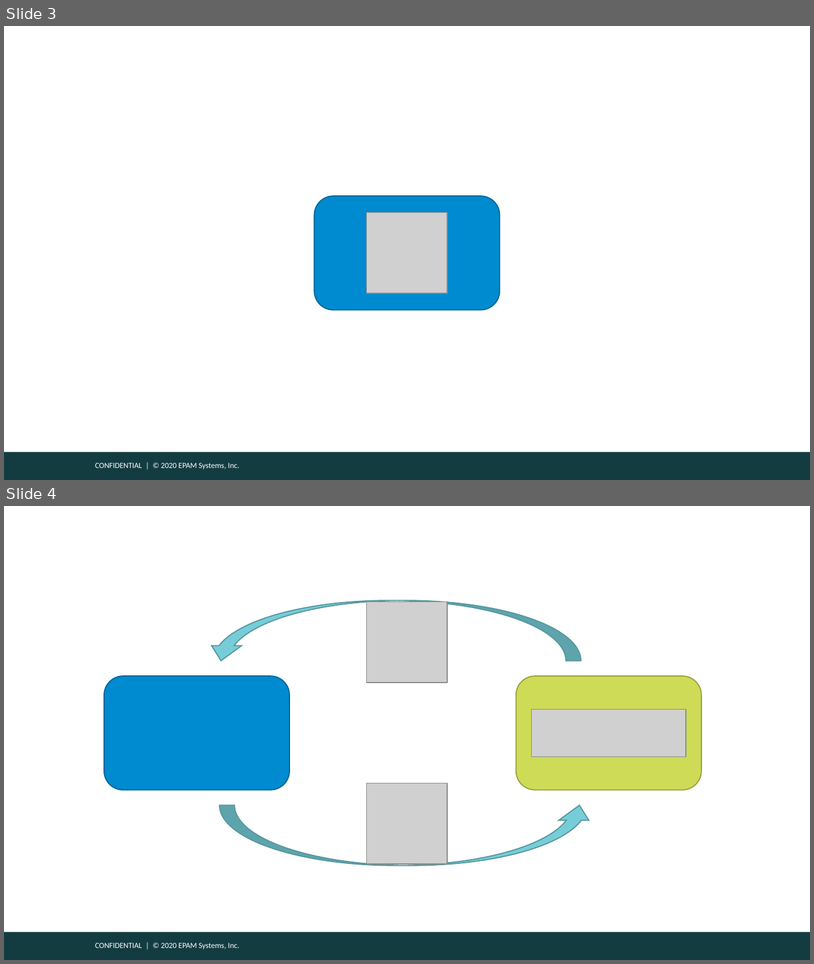
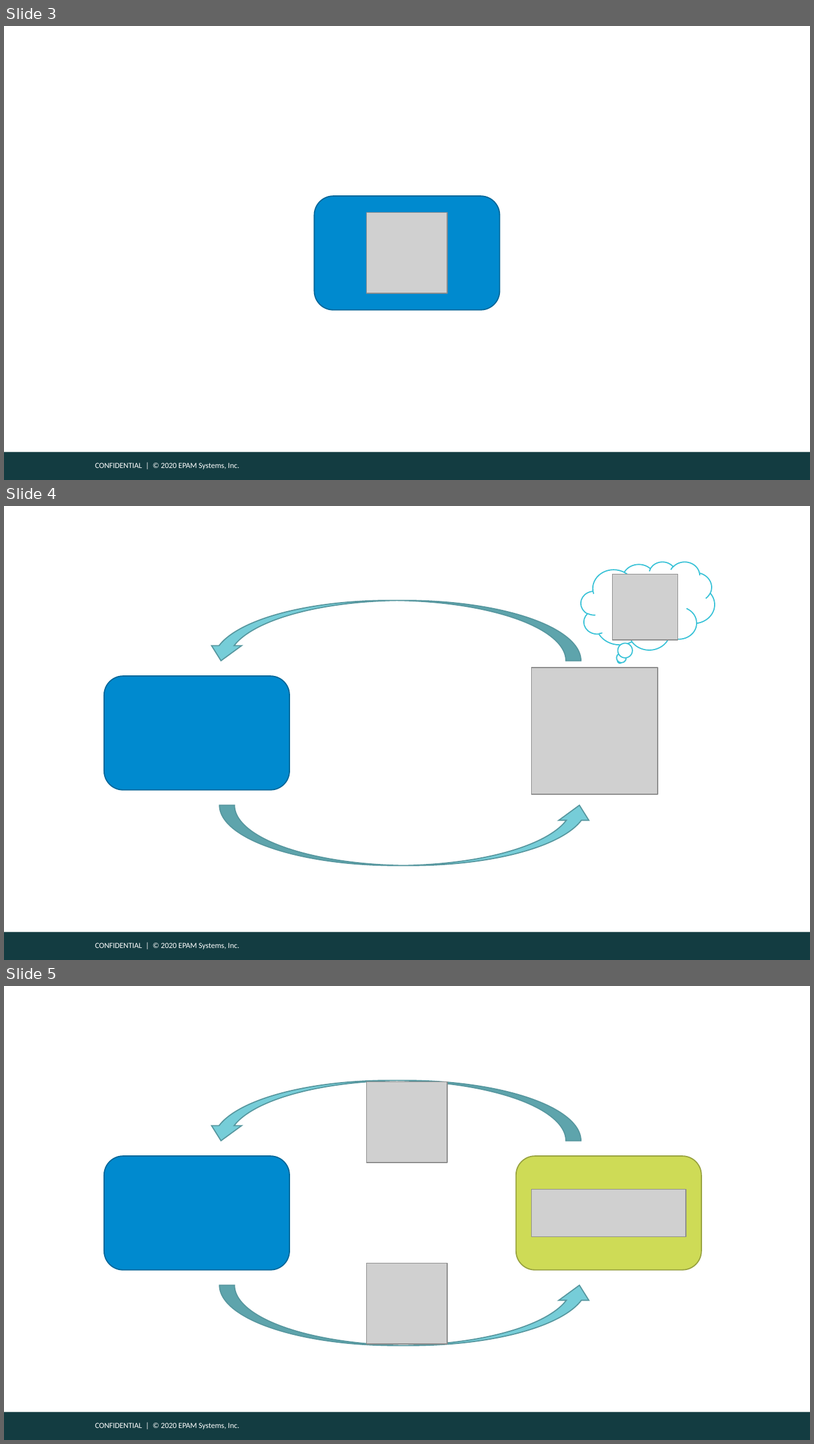
Before and after one commit to gitaroktato/junit5-lectures, a slide deck: lecture_1_intro.pptx. Shown one above the other, each under a label of ours: slides 3 and 4 before the commit, slides 3, 4 and 5 after it. The pictures are 814x964 and 814x1444 pixels, drawn with LibreOffice and Linux fonts; fonts in the diff are those of the drawing; grey boxes stand for pictures; background and template pictures are left out. Boxes give left, top, right and bottom in pixels: in the first picture for what was removed or moved away, otherwise in the second. Text is boxed around its words. In the diff, an @@ line names an element or a change of style, - is before the commit and + after.

Commit message:
Added intro

```diff
--- a/lecture_1_intro.pptx
+++ b/lecture_1_intro.pptx
@@ slide 4 added at (x1=4, y1=506, x2=810, y2=960), background #FFFFFF; not listed: 2 template elements that a slide beside it also shows @@
@@ thought cloud added at (x1=581, y1=562, x2=715, y2=649), fill #FFFFFF, outline #39C2D7 1 pt @@
@@ picture added at (x1=613, y1=574, x2=678, y2=639) @@
@@ curved right arrow added at (x1=206, y1=600, x2=581, y2=661), fill #76CDD8, outline #5798A0 1 pt @@
@@ picture added at (x1=531, y1=667, x2=658, y2=794) @@
@@ rounded rectangle added at (x1=104, y1=676, x2=290, y2=790), fill #008ACF, outline #006699 1 pt @@
@@ curved right arrow added at (x1=220, y1=804, x2=595, y2=865), fill #76CDD8, outline #5798A0 1 pt @@
@@ what was slide 4 is now slide 5 @@
```
